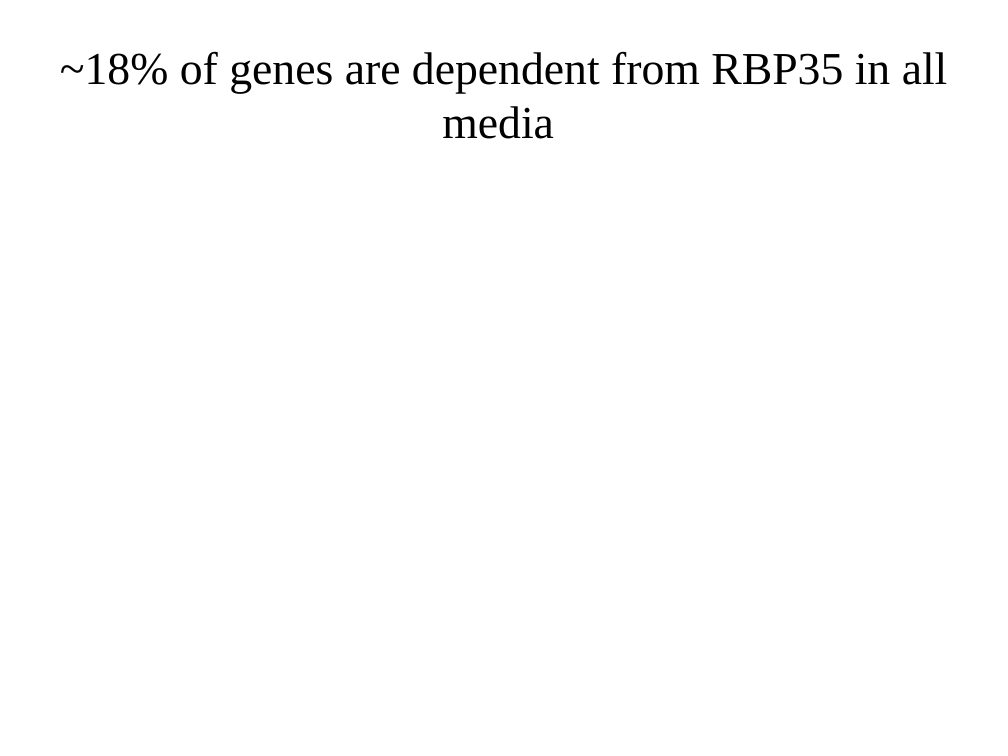
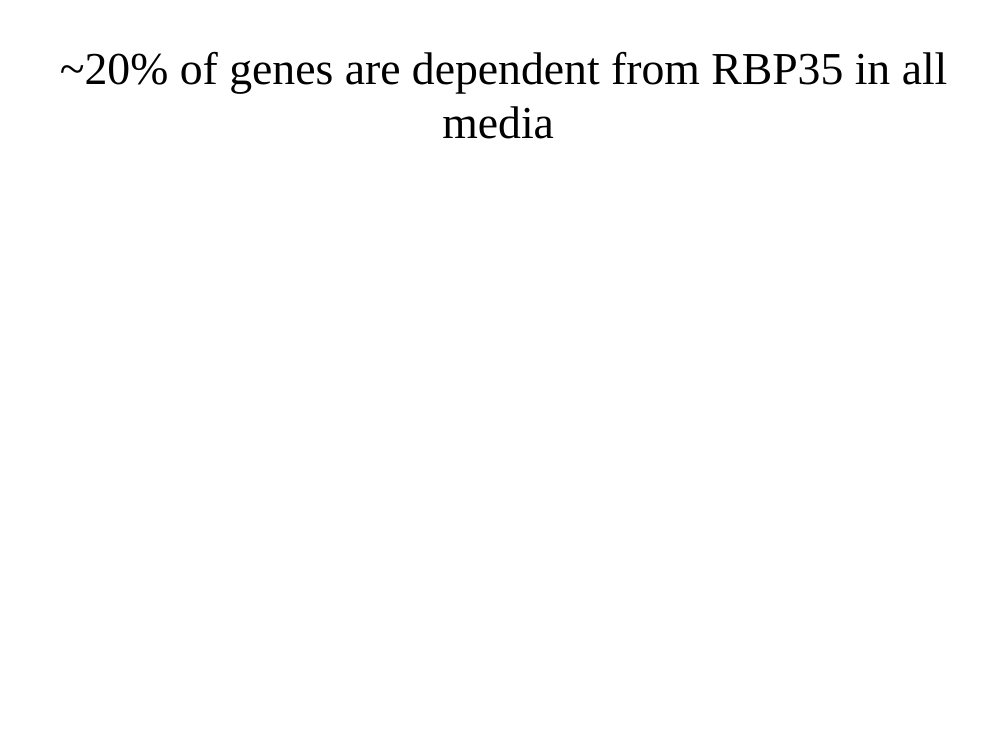
Before and after one commit to wilkinsonlab/m-oryzae-polya, a slide deck: slide 44 of doc/version_21/oryzae_presentation.odp. Drawn at 1008x756 pixels with LibreOffice and Linux fonts; fonts in the diff are those of the drawing. Boxes give left, top, right and bottom in pixels: in the first picture for what was removed or moved away, otherwise in the second. Text is boxed around its words. In the diff, an @@ line names an element or a change of style, - is before the commit and + after.

```diff
--- a/doc/version_21/oryzae_presentation.odp
+++ b/doc/version_21/oryzae_presentation.odp
@@ title at (x1=60, y1=51, x2=948, y2=139): text changed @@
-~18% of genes are dependent from RBP35 in all media
+~20% of genes are dependent from RBP35 in all media
```
Also in this commit, not shown: 5 other slides changed, 1 other file.
